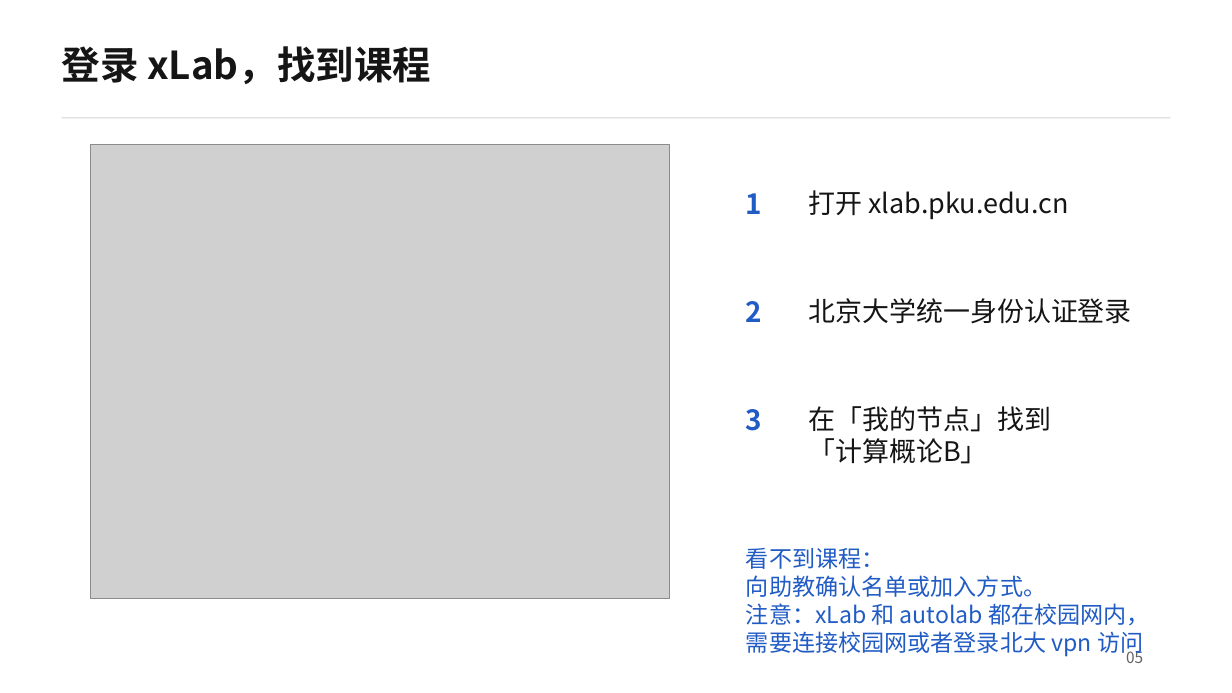
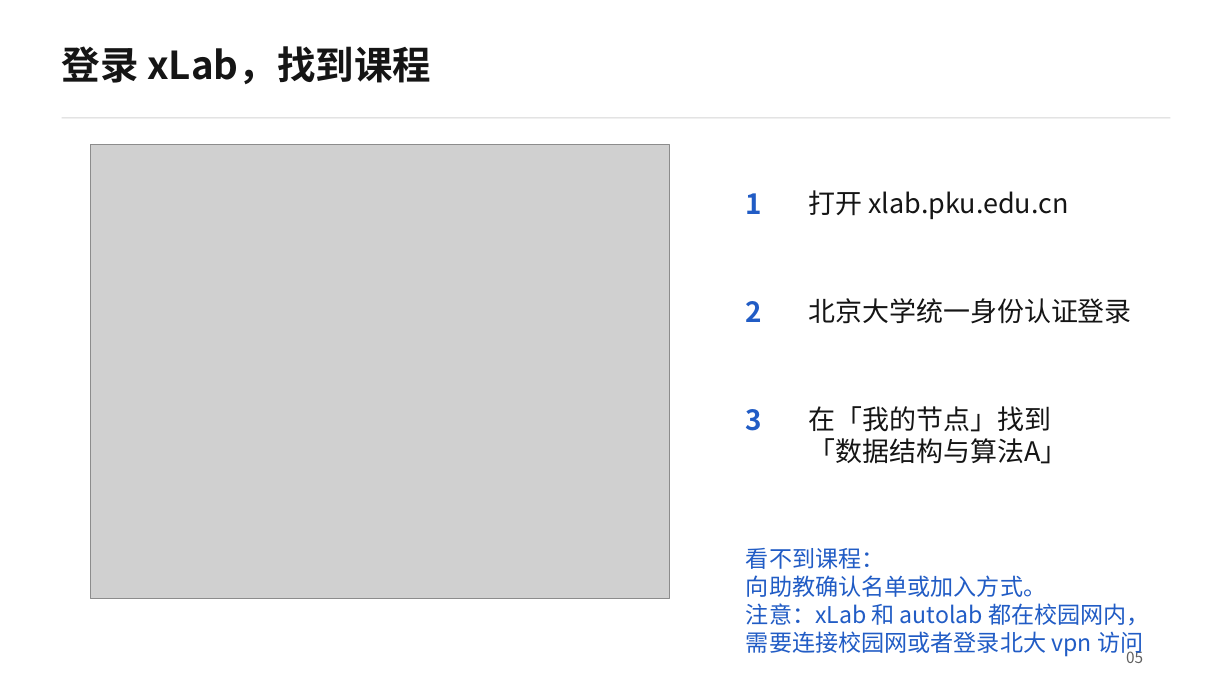
Before and after one commit to GMyhf/2026fall-cs201, a slide deck: slide 5 of courseware/xLab-cs201.pptx. Drawn at 1232x693 pixels with LibreOffice and Linux fonts; fonts in the diff are those of the drawing; grey boxes stand for pictures. Boxes give left, top, right and bottom in pixels: in the first picture for what was removed or moved away, otherwise in the second. Text is boxed around its words. In the diff, an @@ line names an element or a change of style, - is before the commit and + after.

Commit message:
08:44

```diff
--- a/courseware/xLab-cs201.pptx
+++ b/courseware/xLab-cs201.pptx
@@ text at <box>808,438,1067,464</box>: text changed @@
-「计算概论B」
+「数据结构与算法A」
```
